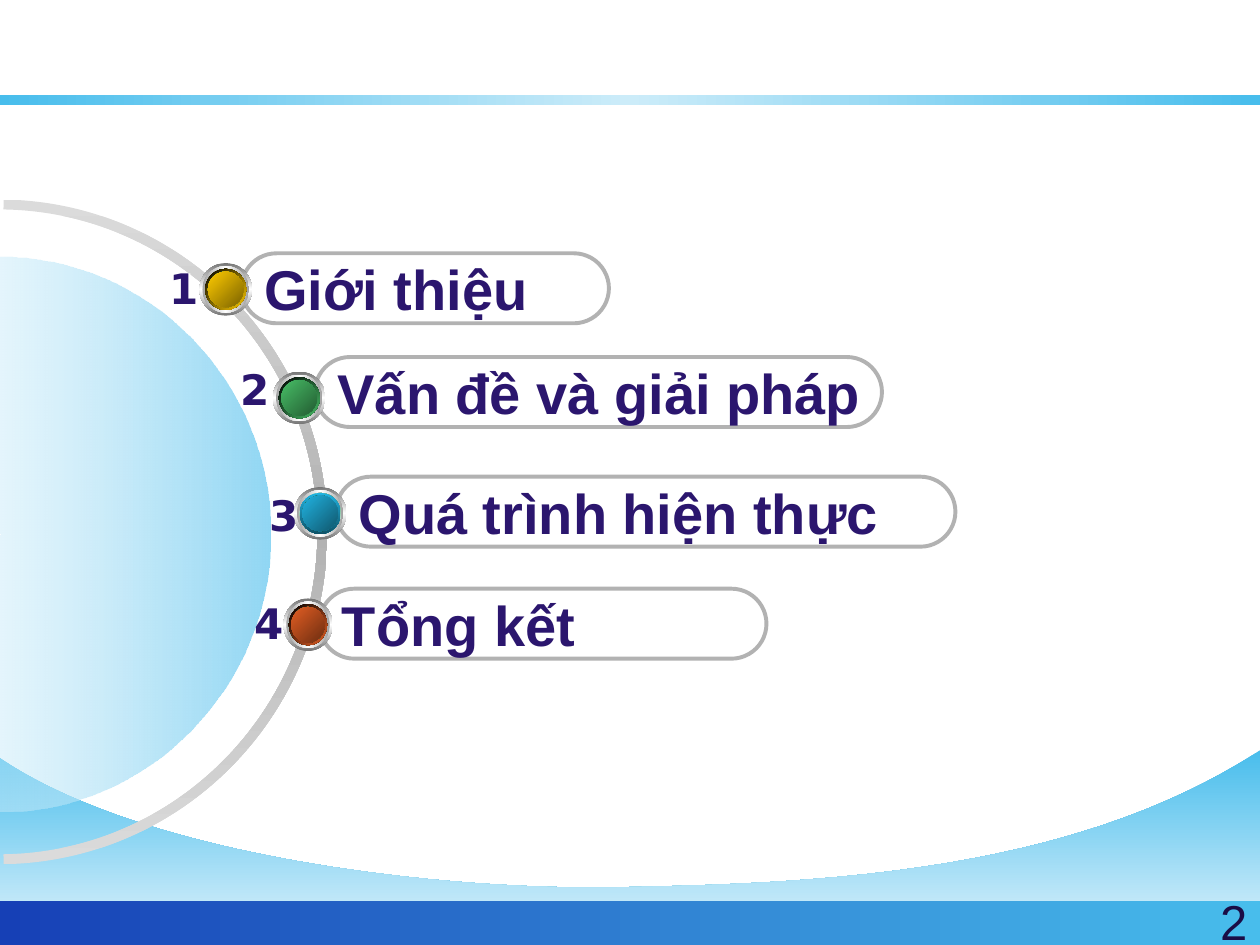
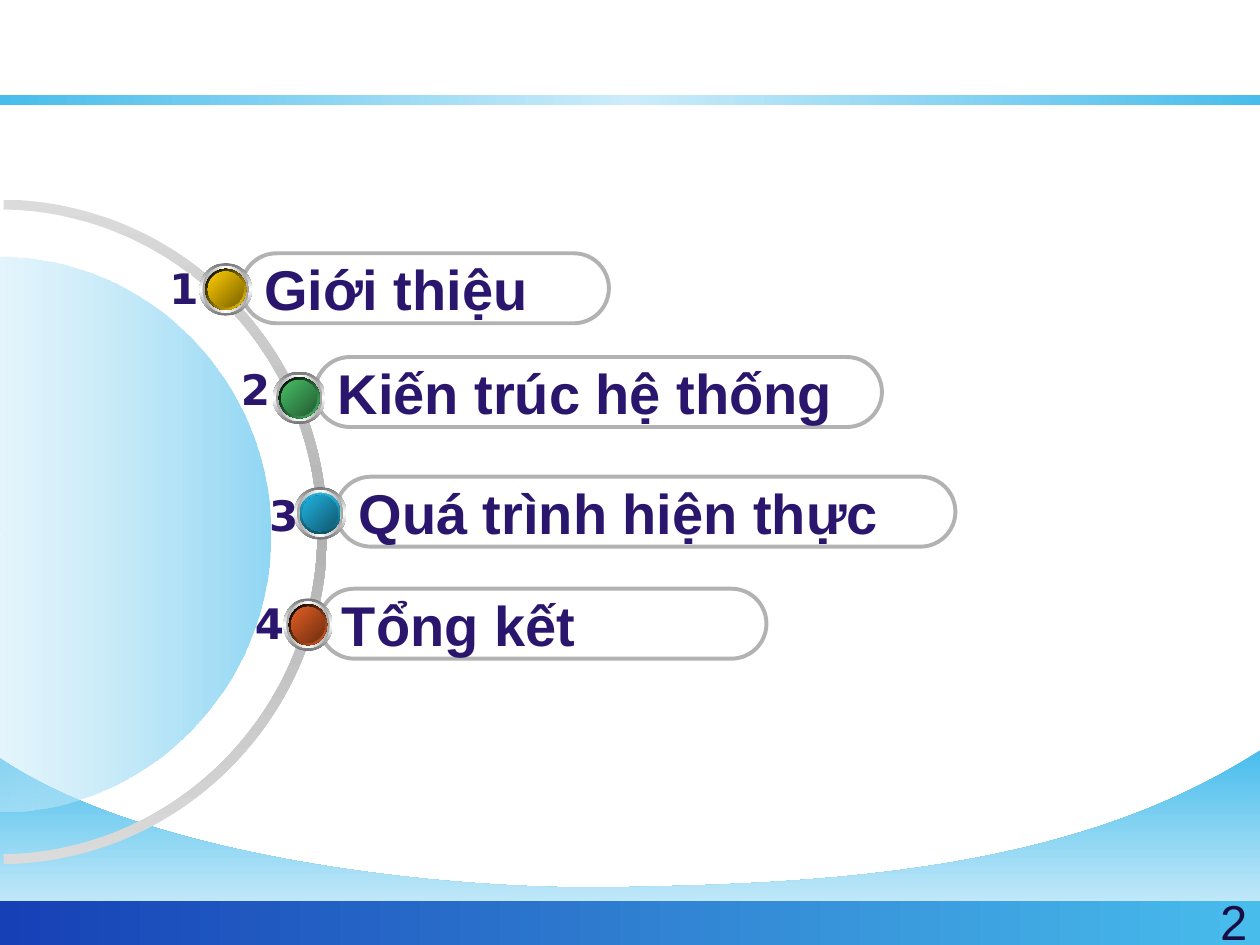
Before and after one commit to golf2109/zigbee-in-supermaket, a slide deck: slide 2 of docs/Report/Queue-Busting.pptx. Drawn at 1260x945 pixels with LibreOffice and Linux fonts; fonts in the diff are those of the drawing; background and template pictures are left out. Boxes give left, top, right and bottom in pixels: in the first picture for what was removed or moved away, otherwise in the second. Text is boxed around its words. In the diff, an @@ line names an element or a change of style, - is before the commit and + after.

```diff
--- a/docs/Report/Queue-Busting.pptx
+++ b/docs/Report/Queue-Busting.pptx
@@ text in rounded rectangle at (x1=338, y1=371, x2=832, y2=425): text changed @@
-Vấn đề và giải pháp
+Kiến trúc hệ thống
```
Also in this commit, not shown: 3 other slides changed, 4 slides added.
